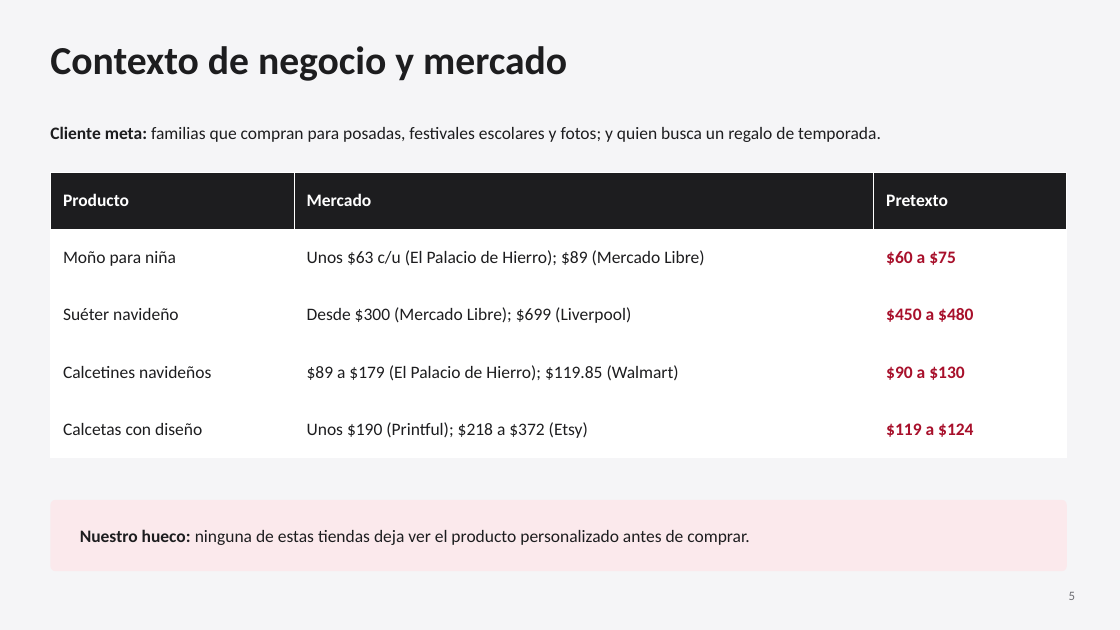
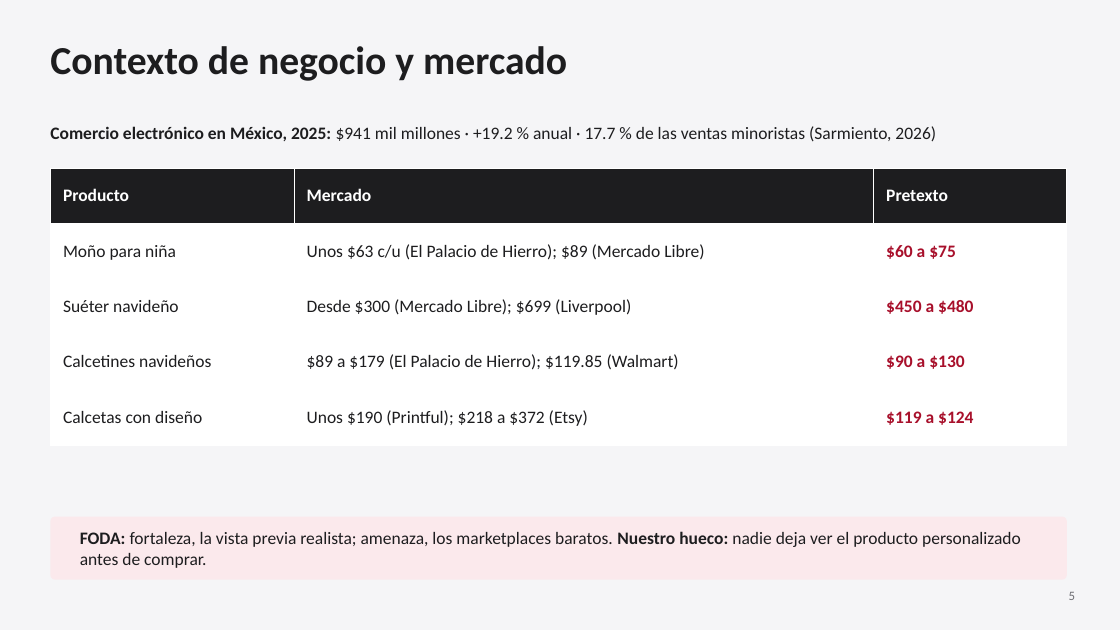
Before and after one commit to Josshuu13/TiendaWeb, a slide deck: slide 5 of docs/entrega/Pretexto-presentacion.pptx. Drawn at 1120x630 pixels with LibreOffice and Linux fonts; fonts in the diff are those of the drawing. Boxes give left, top, right and bottom in pixels: in the first picture for what was removed or moved away, otherwise in the second. Text is boxed around its words. In the diff, an @@ line names an element or a change of style, - is before the commit and + after.

```diff
--- a/docs/entrega/Pretexto-presentacion.pptx
+++ b/docs/entrega/Pretexto-presentacion.pptx
@@ text at [50, 126, 936, 141]: text changed @@
-Cliente meta: familias que compran para posadas, festivales escolares y fotos; y quien busca un regalo de temporada.
+Comercio electrónico en México, 2025: $941 mil millones · +19.2 % anual · 17.7 % de las ventas minoristas (Sarmiento, 2026)
@@ table: place and size @@
-table at [50, 172, 1067, 458]
+table at [50, 168, 1067, 445]
@@ rounded rectangle: place and size @@
-rounded rectangle at [50, 500, 1067, 571]
+rounded rectangle at [50, 517, 1067, 580]
@@ text at [80, 531, 1021, 568]: text changed @@
-Nuestro hueco: ninguna de estas tiendas deja ver el producto personalizado antes de comprar.
+FODA: fortaleza, la vista previa realista; amenaza, los marketplaces baratos. Nuestro hueco: nadie deja ver el producto personalizado antes de comprar.
```
Also in this commit, not shown: 5 other slides changed, 1 slide added, 4 slides removed, 1 other file.
